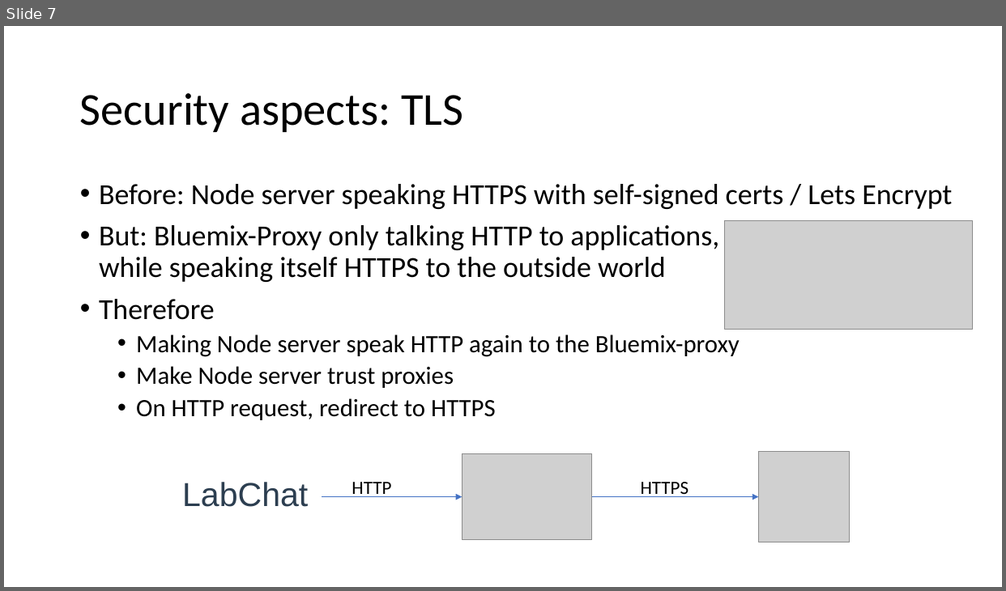
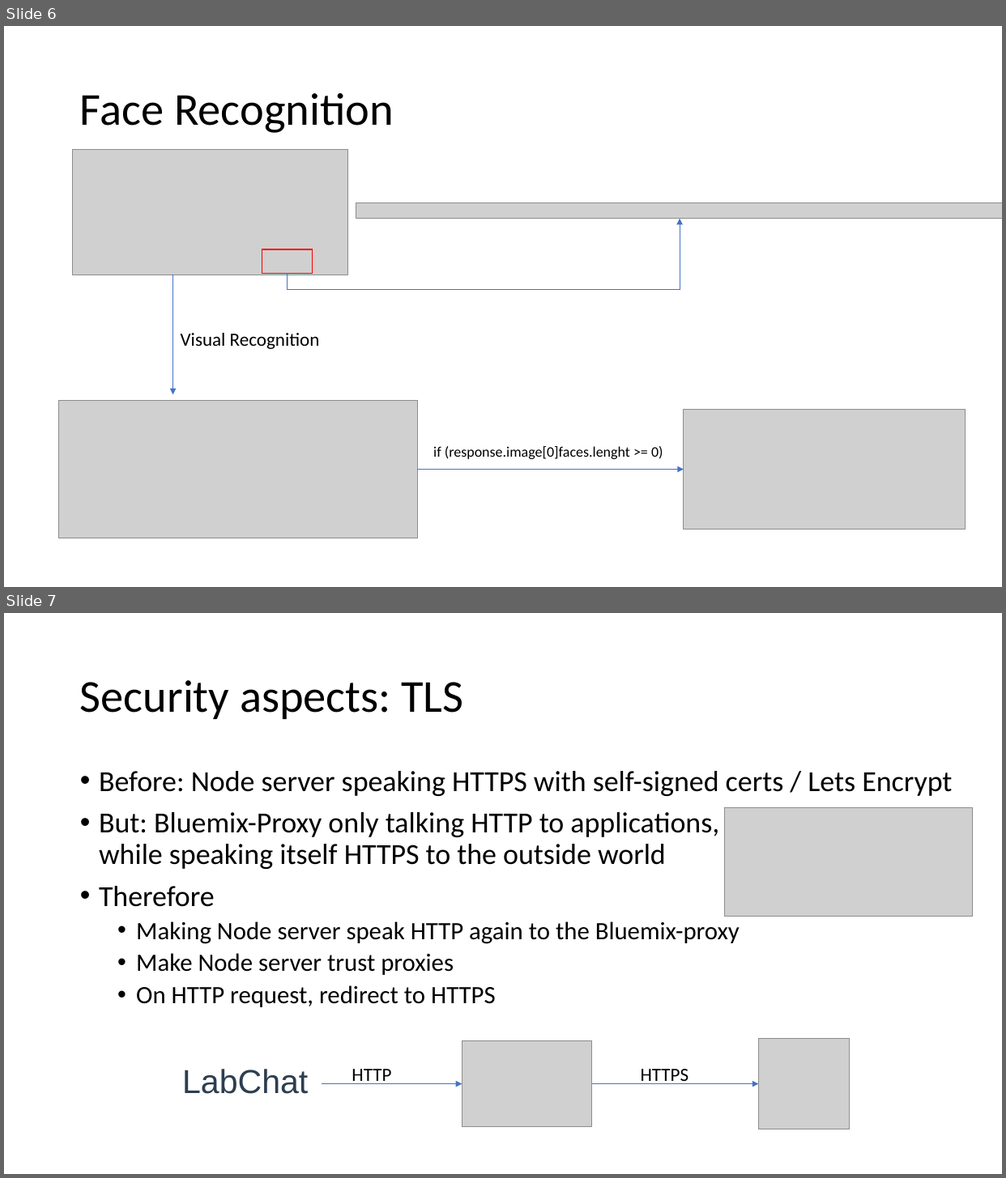
Before and after one commit to oliverwagner1989/CloudComputing_WS1718, a slide deck: Presentation LabChat - Exc 3.pptx. Shown one above the other, each under a label of ours: slide 7 before the commit, slides 6 and 7 after it. The pictures are 1006x591 and 1006x1178 pixels, drawn with LibreOffice and Linux fonts; fonts in the diff are those of the drawing; grey boxes stand for pictures. Boxes give left, top, right and bottom in pixels: in the first picture for what was removed or moved away, otherwise in the second. Text is boxed around its words. In the diff, an @@ line names an element or a change of style, - is before the commit and + after.

```diff
--- a/Presentation LabChat - Exc 3.pptx
+++ b/Presentation LabChat - Exc 3.pptx
@@ slide 6 added at box(4, 26, 1002, 587), background #FFFFFF @@
@@ title added at box(80, 93, 394, 133), 44 pt, text #000000 @@
+Face Recognition
@@ picture added at box(73, 149, 348, 275) @@
@@ elbow arrow added from (287, 273) to (680, 219), #4472C4 0.5 pt @@
@@ picture added at box(356, 203, 1002, 219) @@
@@ rectangle added at box(262, 250, 313, 274), outline #FF0000 1 pt @@
@@ arrow added from (173, 275) to (173, 395), #4472C4 0.5 pt @@
@@ text added at box(181, 333, 320, 349), 18 pt, text #000000 @@
+Visual Recognition
@@ picture added at box(58, 401, 417, 539) @@
@@ picture added at box(684, 409, 965, 529) @@
@@ text added at box(433, 446, 663, 459), 14 pt, text #000000 @@
+if (response.image[0]faces.lenght >= 0)
@@ arrow added from (417, 470) to (684, 470), #4472C4 0.5 pt @@
```
Also in this commit, not shown: 1 other slide added, 1 slide removed, 3 other files.
